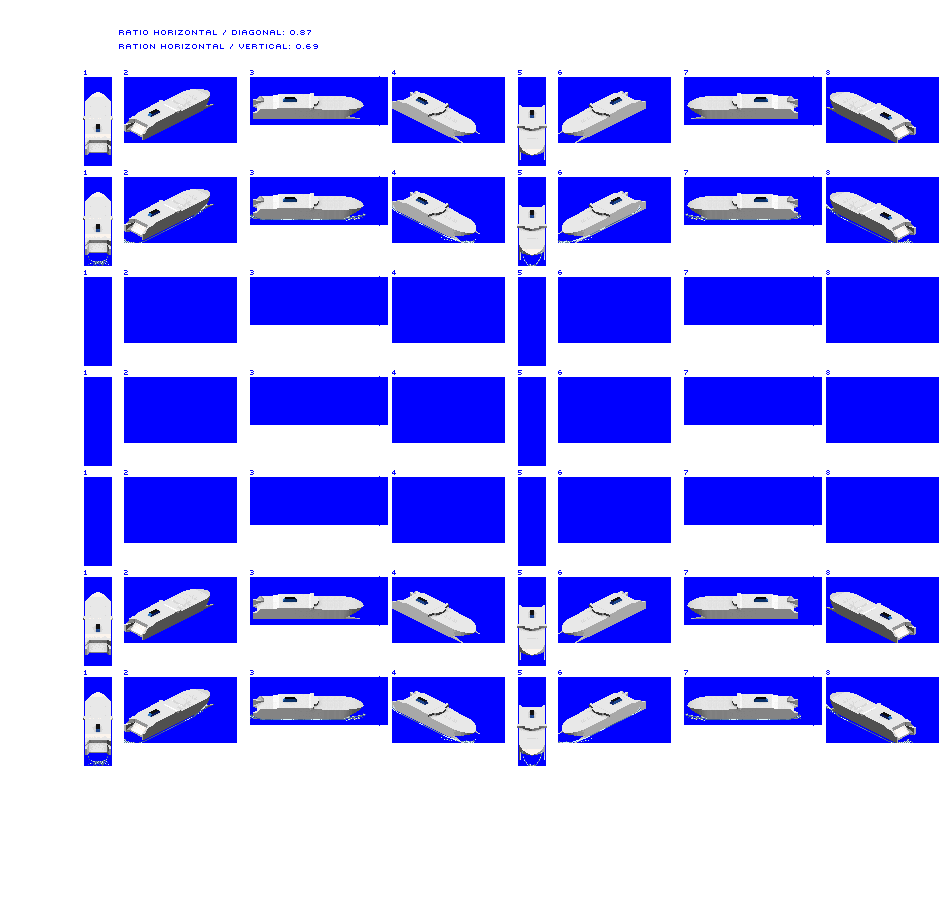
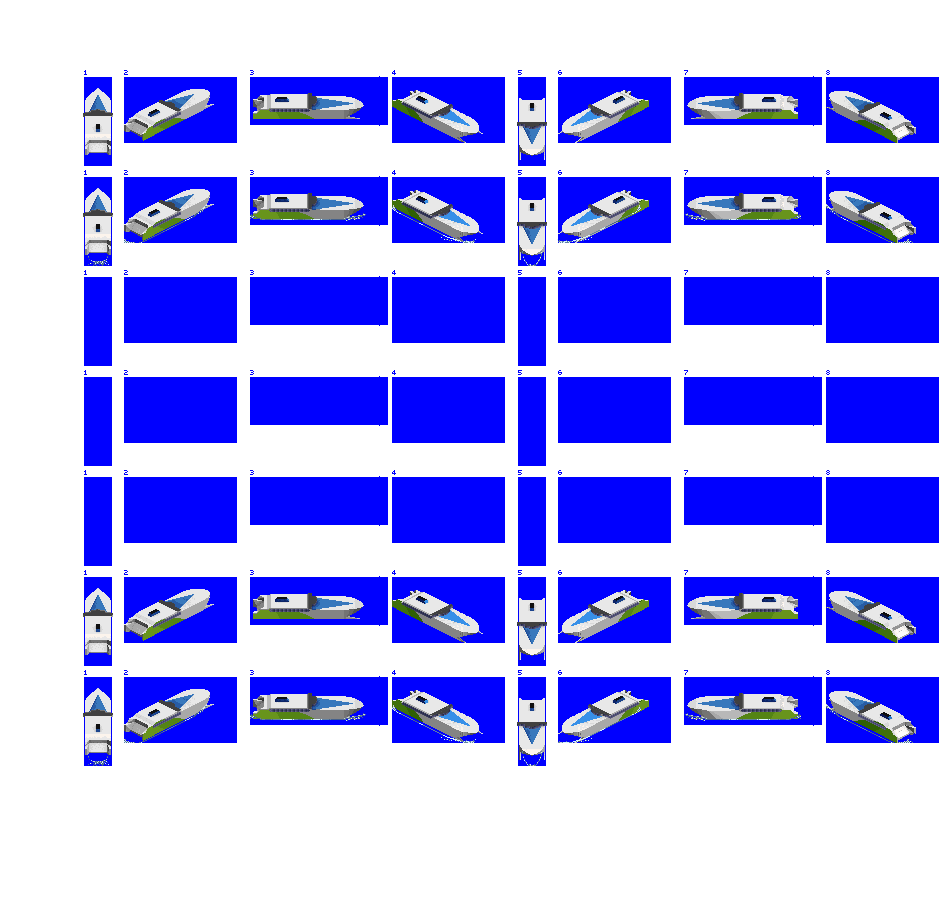
Comparing the layer stacks of the two w=950, h=900 images. Changes:
removed layer "ratio horizontal / diagonal: 0" over (119, 30, 318, 49)
renamed "Layer 1" to "cat", painted on it over (83, 88, 915, 744)
